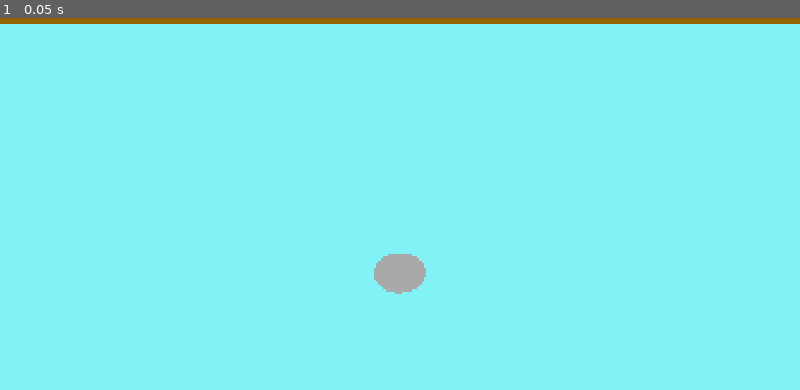
Above: before the commit, frame 1.
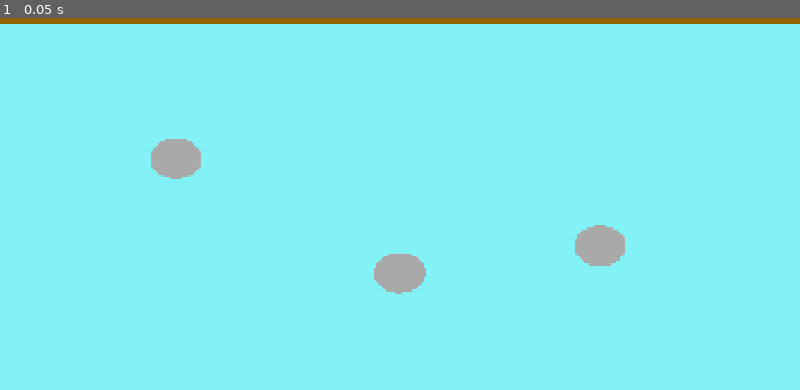
Above: after the commit, the same moment.

Repository: daggerscythe/clam-it
Game: Godot game, scene res://scenes/main.tscn
The game is run twice, just before and just after one commit, with the same random seed, the same clock (stepped at 60 frames per second) and the same inputs.
Inputs:
- Up to frame 1 (0.05 s): no input

The runs differ from the first frame. In frame 1, 1.1% of the frame differs, in the area x 18-79%, y 32-67%.

Commit message:
Added crabs, their pathfinding, and scaring them off with the sonar! WOOOO

Diff:
--- a/global.gd
+++ b/global.gd
@@ -3,6 +3,43 @@
 # PLAYER TOOLS
 enum Tool { HAND, BRUSH, CHUM, SONAR }
 var active_tool: Tool = Tool.HAND
+
+# GAME CONSTANTS
+const CHUM_METER_MAX: float = 10.0
+const CRAB_SPAWN_THRESHOLD: float = 4.0
+const CHUM_PER_USE: float = 1.0
+const METER_DECAY_RATE: float = 0.2
+const MAX_CRABS: int = 4
+
+# SPAWN AREA BOUNDS
+const WATER_TOP_Y: float = 220.0
+const WATER_BOTTOM_Y: float = 1050.0
+const SPAWN_MARGIN_X: float = 40.0
+const SCREEN_WIDTH: float = 1920.0
+
+# HOW FAST CRABS SPAWN
+const SPAWN_INTERVAL_MAX: float = 6.0
+const SPAWN_INTERVAL_MIN: float = 1.5
+const CRAB_SCENE: PackedScene = preload("res://scenes/crab.tscn")
+
+# CRAB + CHUM + SONAR VARIABLES
+var chum_meter: float = 0.0
+var crab_counter: int = 0
+var sonar_ammo: int = 4 # can probably be upgraded with XP or money
+var spawn_timer: float = 0.0
+
+func _process(delta: float) -> void:
+	# Drain chum meter over time
+	if chum_meter > 0.0:
+		chum_meter -= METER_DECAY_RATE * delta
+		chum_meter = clamp(chum_meter, 0.0, CHUM_METER_MAX)
+
+	# Count down toward the next spawn
+	spawn_timer -= delta
+	if spawn_timer <= 0.0:
+		spawn_timer = get_spawn_interval()
+		if chum_meter >= CRAB_SPAWN_THRESHOLD and crab_counter < MAX_CRABS:
+			try_spawn_crab()
 
 func _unhandled_input(event: InputEvent) -> void:
 	if Input.is_action_just_pressed("HAND_SELECT"):
@@ -17,3 +54,38 @@
 	elif Input.is_action_just_pressed("SONAR_SELECT"):
 		active_tool = Tool.SONAR
 		print("Active Tool: SONAR")
+
+func add_chum_heat() -> void:
+	chum_meter += CHUM_PER_USE
+	chum_meter = clamp(chum_meter, 0.0, CHUM_METER_MAX)
+
+func get_spawn_interval() -> float:
+	# the higher the meter = shorter spawn interval = faster spawns
+	# 0.0 is at crab spawn threshold, 1.0 at full gauge
+	var t: float = clamp((chum_meter - CRAB_SPAWN_THRESHOLD) / (CHUM_METER_MAX - CRAB_SPAWN_THRESHOLD), 0.0, 1.0)
+	return lerp(SPAWN_INTERVAL_MAX, SPAWN_INTERVAL_MIN, t)
+
+func try_spawn_crab() -> void:
+	# don't spawn if no pearls growing
+	var has_growing_clam: bool = false
+	for clam in get_tree().get_nodes_in_group("clams"):
+		if clam.current_state == clam.State.GROWING:
+			has_growing_clam = true
+			break
+	if not has_growing_clam:
+		return
+
+	var crab = CRAB_SCENE.instantiate()
+	get_tree().current_scene.add_child(crab)
+	crab.global_position = get_random_spawn_position()
+	crab_counter += 1
+
+func get_random_spawn_position() -> Vector2:
+	var y: float = randf_range(WATER_TOP_Y, WATER_BOTTOM_Y)
+	# 50-50 chance as to what side it spawns from
+	var x: float = -SPAWN_MARGIN_X if randi() % 2 == 0 else SCREEN_WIDTH + SPAWN_MARGIN_X
+	return Vector2(x, y)
+
+func on_crab_removed() -> void:
+	crab_counter -= 1
+	crab_counter = max(crab_counter, 0)
--- a/project.godot
+++ b/project.godot
@@ -26,6 +26,11 @@
 window/size/window_width_override=1280
 window/size/window_height_override=720
 window/stretch/mode="canvas_items"
+
+[global_group]
+
+clams=""
+crabs=""
 
 [input]
 
--- a/scenes/clam.tscn
+++ b/scenes/clam.tscn
@@ -8,8 +8,9 @@
 [sub_resource type="CircleShape2D" id="CircleShape2D_2qrml"]
 radius = 60.00833
 
-[node name="Clam" type="Area2D" unique_id=1001873804]
+[node name="Clam" type="Area2D" unique_id=1001873804 groups=["clams"]]
 script = ExtResource("1_o84wg")
+growth_time = 30.0
 
 [node name="ClamSprite" type="Sprite2D" parent="." unique_id=1669501540]
 texture = ExtResource("2_t4yh2")
--- /dev/null
+++ b/scenes/crab.tscn
@@ -0,0 +1,17 @@
+[gd_scene format=3 uid="uid://c6sl2p6s8687y"]
+
+[ext_resource type="Script" uid="uid://crm7ko6vn7skk" path="res://scripts/crab.gd" id="1_2b8bq"]
+[ext_resource type="Texture2D" uid="uid://bh4ek83ptyyn2" path="res://assets/sprites/crab.png" id="1_ow7wl"]
+
+[sub_resource type="RectangleShape2D" id="RectangleShape2D_o1uo8"]
+size = Vector2(86, 79)
+
+[node name="Crab" type="Area2D" unique_id=1469359816 groups=["crabs"]]
+script = ExtResource("1_2b8bq")
+
+[node name="CrabSprite" type="Sprite2D" parent="." unique_id=2125795065]
+texture = ExtResource("1_ow7wl")
+
+[node name="CollisionShape2D" type="CollisionShape2D" parent="." unique_id=875707302]
+position = Vector2(-1, -1.5)
+shape = SubResource("RectangleShape2D_o1uo8")
--- a/scenes/main.tscn
+++ b/scenes/main.tscn
@@ -1,10 +1,12 @@
 [gd_scene format=3 uid="uid://bn5pd2gbbcofk"]
 
+[ext_resource type="Script" uid="uid://cuwfpsl0mx82s" path="res://scripts/main.gd" id="1_jyhfs"]
 [ext_resource type="Texture2D" uid="uid://5mlnh81hc4ve" path="res://assets/sprites/underwater_bg.png" id="1_sugp2"]
 [ext_resource type="Texture2D" uid="uid://cj7fw4sdx2o7f" path="res://assets/sprites/surface_dock.png" id="2_jyhfs"]
 [ext_resource type="PackedScene" uid="uid://3wich13qn7lu" path="res://scenes/clam.tscn" id="3_tbgi4"]
 
 [node name="Main" type="Node2D" unique_id=2329855]
+script = ExtResource("1_jyhfs")
 
 [node name="Background" type="Sprite2D" parent="." unique_id=734365506]
 position = Vector2(960, 540)
@@ -16,3 +18,9 @@
 
 [node name="Clam" parent="." unique_id=1001873804 instance=ExtResource("3_tbgi4")]
 position = Vector2(960, 800)
+
+[node name="Clam2" parent="." unique_id=1591416584 instance=ExtResource("3_tbgi4")]
+position = Vector2(423, 525)
+
+[node name="Clam3" parent="." unique_id=165787267 instance=ExtResource("3_tbgi4")]
+position = Vector2(1441, 734)
--- a/scripts/clam.gd
+++ b/scripts/clam.gd
@@ -2,6 +2,9 @@
 
 enum State { EMPTY, GROWING, READY }
 var current_state: State = State.EMPTY
+# state emitter for crabs
+signal state_changed(new_state: State)
+var is_under_attack: bool = false
 
 @export var growth_time: float = 10.0 # seconds to grow
 @export var sediment_rate: float = 0.15 # rate at which sediment grows per second
@@ -20,15 +23,14 @@
 var texture_mature = preload("res://assets/sprites/mature_pearl.png")
 var texture_sediment = preload("res://assets/sprites/sediment_overlay.png")
 
-
 # Called when the node enters the scene tree for the first time.
 func _ready() -> void:
 	input_event.connect(_on_input_event)
 	update_visuals()
 
 func _process(delta: float) -> void:
-	# Only accumulate sediment and progress growth while GROWING
-	if current_state == State.GROWING:
+	# Only accumulate sediment and progress growth while GROWING and not being attacked
+	if current_state == State.GROWING and not is_under_attack:
 		# Accumulate sediment over time
 		if sediment_level < 1.0:
 			sediment_level += sediment_rate * delta
@@ -57,8 +59,6 @@
 				handle_brush_tool()
 			Global.Tool.CHUM:
 				handle_chum_tool()
-			Global.Tool.SONAR:
-				print("Sonar used on clam! (No effect)")
 
 func handle_hand_tool() -> void:
 	match current_state:
@@ -79,6 +79,7 @@
 	if current_state == State.GROWING:
 		growth_progress += chum_boost
 		growth_progress = clamp(growth_progress, 0.0, growth_time)
+		Global.add_chum_heat() # fill up chum gauge
 		print("Applied Chum. Growth progress: ", snapped(growth_progress, 0.1), " / ", growth_time, "s")
 
 		# growth guard
@@ -112,7 +113,25 @@
 	update_sediment_visuals()
 	print("Scrubbed clam! Current sediment: ", sediment_level)
 
+func start_attack() -> void:
+	is_under_attack = true
+	print("A crab is attacking the clam!")
+
+func end_attack_success() -> void:
+	current_state = State.EMPTY
+	growth_progress = 0.0
+	sediment_level = 0.0
+	is_under_attack = false
+	update_visuals()
+	update_sediment_visuals()
+	print("Crab is destroyed the pearl! Clam is empty again :(")
+
+func end_attack_cancelled() -> void:
+	is_under_attack = false
+	print("Crab was scared off!")
+
 func update_visuals() -> void:
+	state_changed.emit(current_state) # let the crabs know what's up
 	match current_state:
 		State.EMPTY:
 			clam_sprite.texture = texture_empty
--- /dev/null
+++ b/scripts/crab.gd
@@ -0,0 +1,102 @@
+extends Area2D
+
+enum CrabState { SEEKING, ATTACKING, FLEEING }
+var state: CrabState = CrabState.SEEKING
+
+# CRAB CONSTANTS
+const SPEED: float = 80.0
+const FLEE_SPEED_MULTIPLIER: float = 2.0
+const ATTACK_DURATION: float = 2.0
+const STOP_DISTANCE: float = 55.0
+
+var target_clam: Node = null
+var attack_timer: float = 0.0
+var flee_direction: Vector2 = Vector2.ZERO
+
+func _ready() -> void:
+	find_target()
+
+func _process(delta: float) -> void:
+	match state:
+		CrabState.SEEKING:
+			_process_seeking(delta)
+		CrabState.ATTACKING:
+			_process_attacking(delta)
+		CrabState.FLEEING:
+			_process_fleeing(delta)
+
+# Find new target if pearl is harvested from clam prior to attack
+func _on_target_state_changed(new_state) -> void:
+	if new_state != target_clam.State.GROWING:
+		find_target()
+
+func _process_seeking(delta: float) -> void:
+	if target_clam == null:
+		start_fleeing()
+		return
+	var to_target: Vector2 = target_clam.global_position - global_position
+	if to_target.length() <= STOP_DISTANCE:
+		start_attacking()
+	else:
+		global_position += to_target.normalized() * SPEED * delta
+
+func _process_attacking(delta: float) -> void:
+	attack_timer += delta
+	if attack_timer >= ATTACK_DURATION:
+		# disconnect from target's signal so the destruction of pearl doesn't interrupt attack
+		var clam_plundered: Node = target_clam
+		start_fleeing()
+		clam_plundered.end_attack_success()
+
+func _process_fleeing(delta: float) -> void:
+	global_position += flee_direction * SPEED * FLEE_SPEED_MULTIPLIER * delta
+	if global_position.x < -100 or global_position.x > 2020:
+		Global.on_crab_removed()
+		queue_free()
+
+# Path finding function to find the clam with the maturest pearl
+func find_target() -> void:
+	if target_clam and target_clam.state_changed.is_connected(_on_target_state_changed):
+		target_clam.state_changed.disconnect(_on_target_state_changed)
+
+	var best_clam: Node = null
+	var best_ratio: float = -1.0
+	for clam in get_tree().get_nodes_in_group("clams"):
+		if clam.current_state == clam.State.GROWING:
+			var ratio: float = clam.growth_progress / clam.growth_time
+			if ratio > best_ratio:
+				best_ratio = ratio
+				best_clam = clam
+
+	if best_clam == null:
+		start_fleeing()
+		return
+
+	target_clam = best_clam
+	target_clam.state_changed.connect(_on_target_state_changed)
+	state = CrabState.SEEKING
+
+func start_attacking() -> void:
+	state = CrabState.ATTACKING
+	attack_timer = 0.0
+	target_clam.start_attack()
+
+func start_fleeing() -> void:
+	state = CrabState.FLEEING
+	if target_clam:
+		flee_direction = (global_position - target_clam.global_position).normalized()
+		if target_clam.state_changed.is_connected(_on_target_state_changed):
+			target_clam.state_changed.disconnect(_on_target_state_changed)
+	if flee_direction == Vector2.ZERO:
+		flee_direction = Vector2.RIGHT if global_position.x > 960 else Vector2.LEFT
+
+func scare_off() -> void:
+	if state == CrabState.FLEEING:
+		return
+	if state == CrabState.ATTACKING:
+		var clam_spared: Node = target_clam
+		start_fleeing()
+		clam_spared.end_attack_cancelled()
+	else:
+		start_fleeing()
+	print("Crab scared off by sonic flare!")
--- /dev/null
+++ b/scripts/main.gd
@@ -0,0 +1,21 @@
+extends Node2D
+
+const FLARE_RADIUS: float = 250.0
+
+func _unhandled_input(event: InputEvent) -> void:
+	if Global.active_tool == Global.Tool.SONAR and event is InputEventMouseButton:
+		if event.button_index == MOUSE_BUTTON_LEFT and event.pressed:
+			fire_sonic_flare(get_global_mouse_position())
+
+func fire_sonic_flare(click_position: Vector2) -> void:
+	if Global.sonar_ammo <= 0:
+		print("Out of sonic flares!")
+		return
+
+	Global.sonar_ammo -= 1
+	var scared_count: int = 0
+	for crab in get_tree().get_nodes_in_group("crabs"):
+		if crab.global_position.distance_to(click_position) <= FLARE_RADIUS:
+			crab.scare_off()
+			scared_count += 1
+	print("Sonic flare scared off ", scared_count, " crabs! Ammo left: ", Global.sonar_ammo)
Binary file added: assets/sprites/hand.png
Not shown, added: assets/sprites/hand.png.import
Not shown, added: game_info.txt
Not shown, added: scripts/crab.gd.uid
Not shown, added: scripts/main.gd.uid
